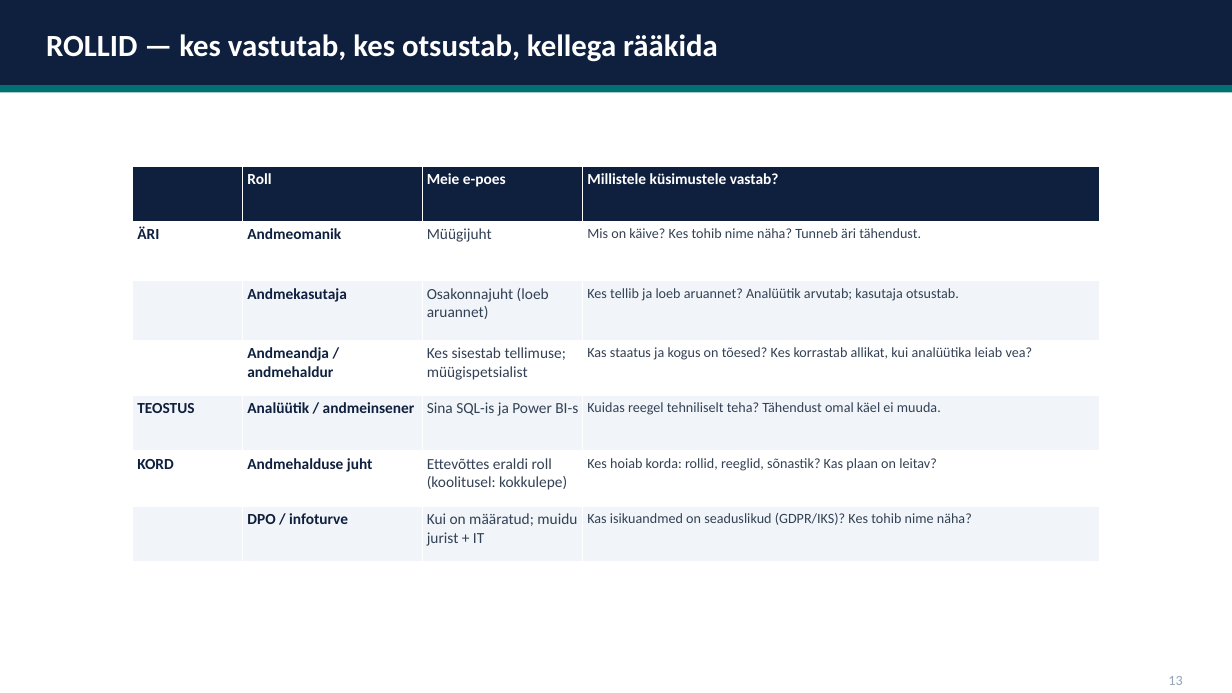
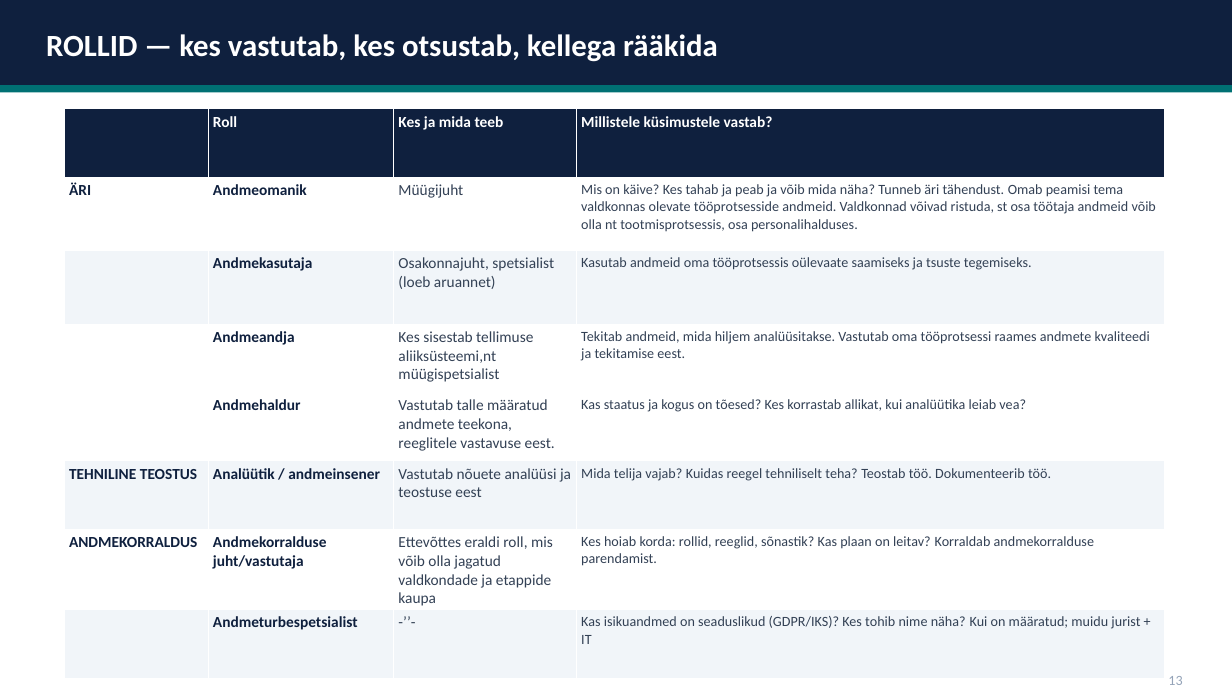
Before and after one commit to emilieabel/andmetarkus, a slide deck: slide 14 of Materjalid/Day9 Andmekorraldus Dim Fakt/9-paev-andmetarkus-esitlus.pptx. Drawn at 1232x693 pixels with LibreOffice and Linux fonts; fonts in the diff are those of the drawing. Boxes give left, top, right and bottom in pixels: in the first picture for what was removed or moved away, otherwise in the second. Text is boxed around its words. In the diff, an @@ line names an element or a change of style, - is before the commit and + after.

```diff
--- a/Materjalid/Day9 Andmekorraldus Dim Fakt/9-paev-andmetarkus-esitlus.pptx
+++ b/Materjalid/Day9 Andmekorraldus Dim Fakt/9-paev-andmetarkus-esitlus.pptx
@@ table at bbox=[65, 109, 1165, 678] @@
-row 1:  | Roll | Meie e-poes | Millistele küsimustele vastab?
-row 2: ÄRI | Andmeomanik | Müügijuht | Mis on käive? Kes tohib nime näha? Tunneb äri tähendust.
-row 3:  | Andmekasutaja | Osakonnajuht (loeb aruannet) | Kes tellib ja loeb aruannet? Analüütik arvutab; kasutaja otsustab.
-row 4:  | Andmeandja / andmehaldur | Kes sisestab tellimuse; müügispetsialist | Kas staatus ja kogus on tõesed? Kes korrastab allikat, kui analüütika leiab vea?
-row 5: TEOSTUS | Analüütik / andmeinsener | Sina SQL-is ja Power BI-s | Kuidas reegel tehniliselt teha? Tähendust omal käel ei muuda.
-row 6: KORD | Andmehalduse juht | Ettevõttes eraldi roll (koolitusel: kokkulepe) | Kes hoiab korda: rollid, reeglid, sõnastik? Kas plaan on leitav?
-row 7:  | DPO / infoturve | Kui on määratud; muidu jurist + IT | Kas isikuandmed on seaduslikud (GDPR/IKS)? Kes tohib nime näha?
+row 1:  | Roll | Kes ja mida teeb | Millistele küsimustele vastab?
+row 2: ÄRI | Andmeomanik | Müügijuht | Mis on käive? Kes tahab ja peab ja võib mida näha? Tunneb äri tähendust. Omab peamisi tema valdkonnas olevate tööprotsesside andmeid. Valdkonnad võivad ristuda, st osa töötaja andmeid võib olla nt tootmisprotsessis, osa personalihalduses.
+row 3:  | Andmekasutaja | Osakonnajuht, spetsialist (loeb aruannet) | Kasutab andmeid oma tööprotsessis oülevaate saamiseks ja tsuste tegemiseks.
+row 4:  | Andmeandja | Kes sisestab tellimuse aliiksüsteemi,nt müügispetsialist | Tekitab andmeid, mida hiljem analüüsitakse. Vastutab oma tööprotsessi raames andmete kvaliteedi ja tekitamise eest.
+row 5:  | Andmehaldur | Vastutab talle määratud andmete teekona, reeglitele vastavuse eest. | Kas staatus ja kogus on tõesed? Kes korrastab allikat, kui analüütika leiab vea?
+row 6: TEHNILINE TEOSTUS | Analüütik / andmeinsener | Vastutab nõuete analüüsi ja teostuse eest | Mida telija vajab? Kuidas reegel tehniliselt teha? Teostab töö. Dokumenteerib töö.
+row 7: ANDMEKORRALDUS | Andmekorralduse juht/vastutaja | Ettevõttes eraldi roll, mis võib olla jagatud valdkondade ja etappide kaupa | Kes hoiab korda: rollid, reeglid, sõnastik? Kas plaan on leitav? Korraldab andmekorralduse parendamist.
+row 8:  | Andmeturbespetsialist | -’’- | Kas isikuandmed on seaduslikud (GDPR/IKS)? Kes tohib nime näha? Kui on määratud; muidu jurist + IT
@@ table: place and size @@
-table at bbox=[133, 166, 1100, 562]
+table at bbox=[65, 109, 1165, 678]
```
Also in this commit, not shown: 14 other slides changed, 1 other file.
